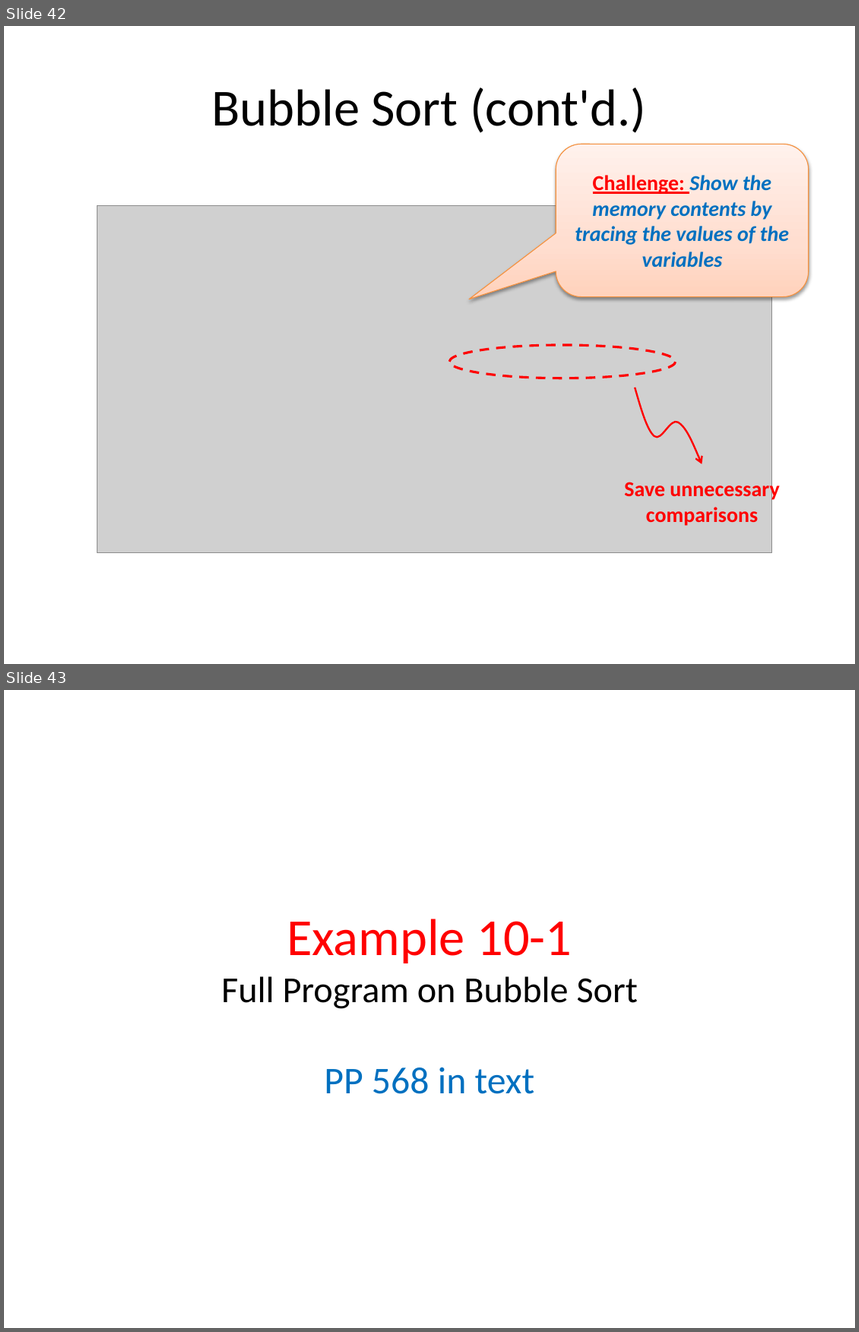
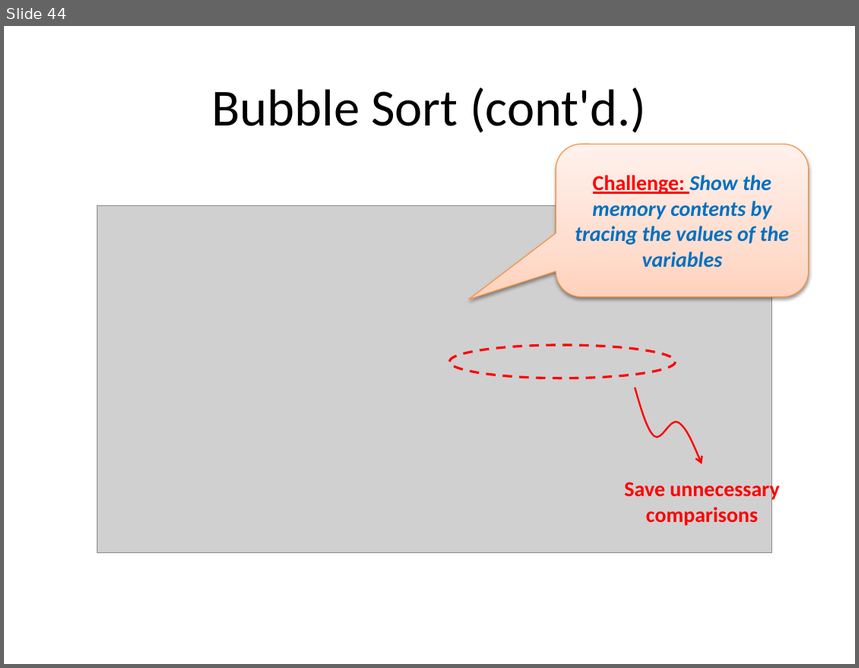
Before and after one commit to Emadalsuwat/emadalsuwat.github.io, a slide deck: programming2/CH10.pptx. Shown one above the other, each under a label of ours: slides 42 and 43 before the commit, slide 44 after it. The pictures are 859x1332 and 859x668 pixels, drawn with LibreOffice and Linux fonts; fonts in the diff are those of the drawing; grey boxes stand for pictures. Boxes give left, top, right and bottom in pixels: in the first picture for what was removed or moved away, otherwise in the second. Text is boxed around its words. In the diff, an @@ line names an element or a change of style, - is before the commit and + after.

```diff
--- a/programming2/CH10.pptx
+++ b/programming2/CH10.pptx
@@ slide 43 removed at <box>4,690,855,1328</box>, background #FFFFFF @@
@@ title removed at <box>221,919,638,1009</box> @@
-Example 10-1
-Full Program on Bubble Sort
@@ subtitle removed at <box>324,1067,535,1094</box> @@
-PP 568 in text
@@ what was slide 42 is now slide 44 @@
```
Also in this commit, not shown: 3 slides added, 1 other file.
